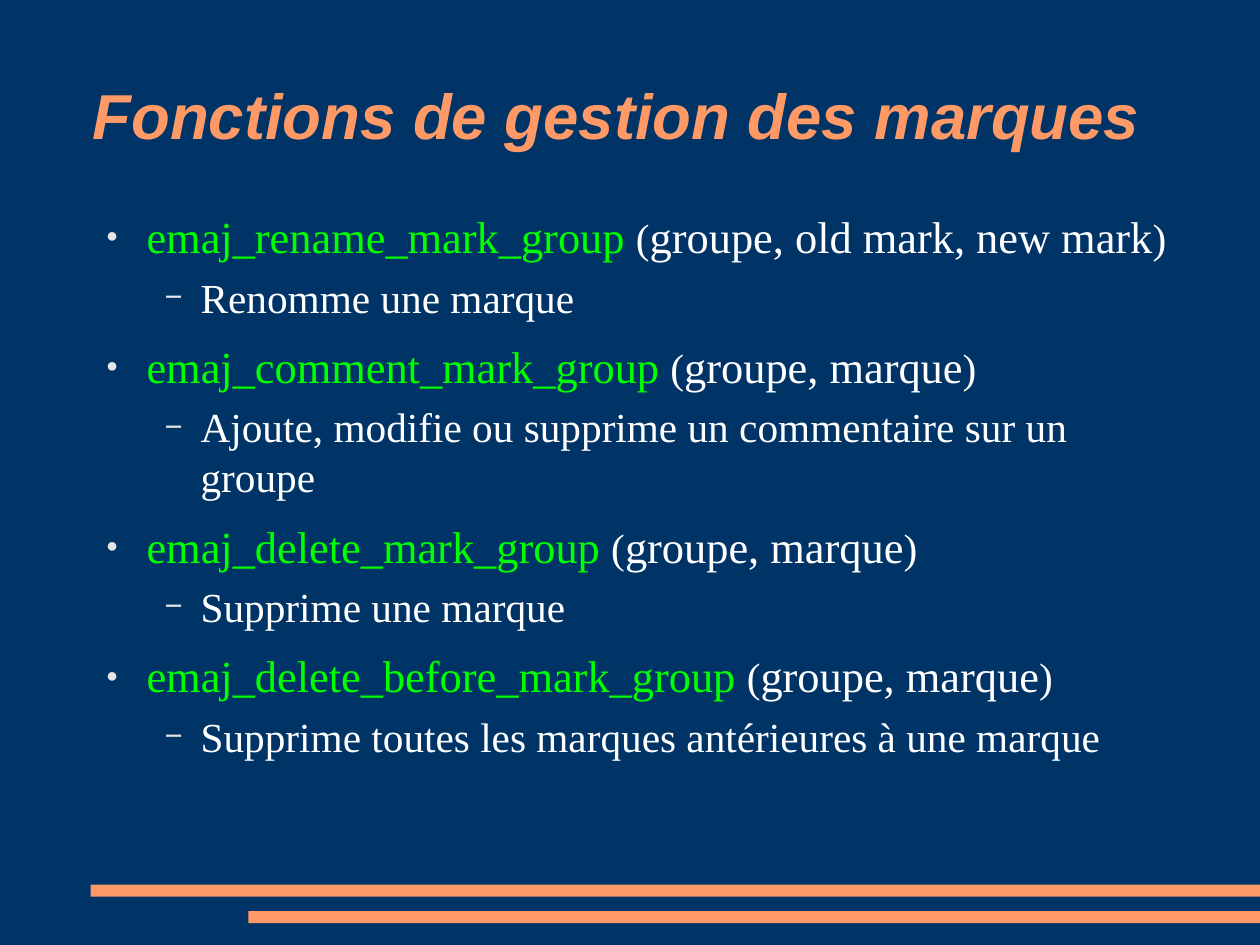
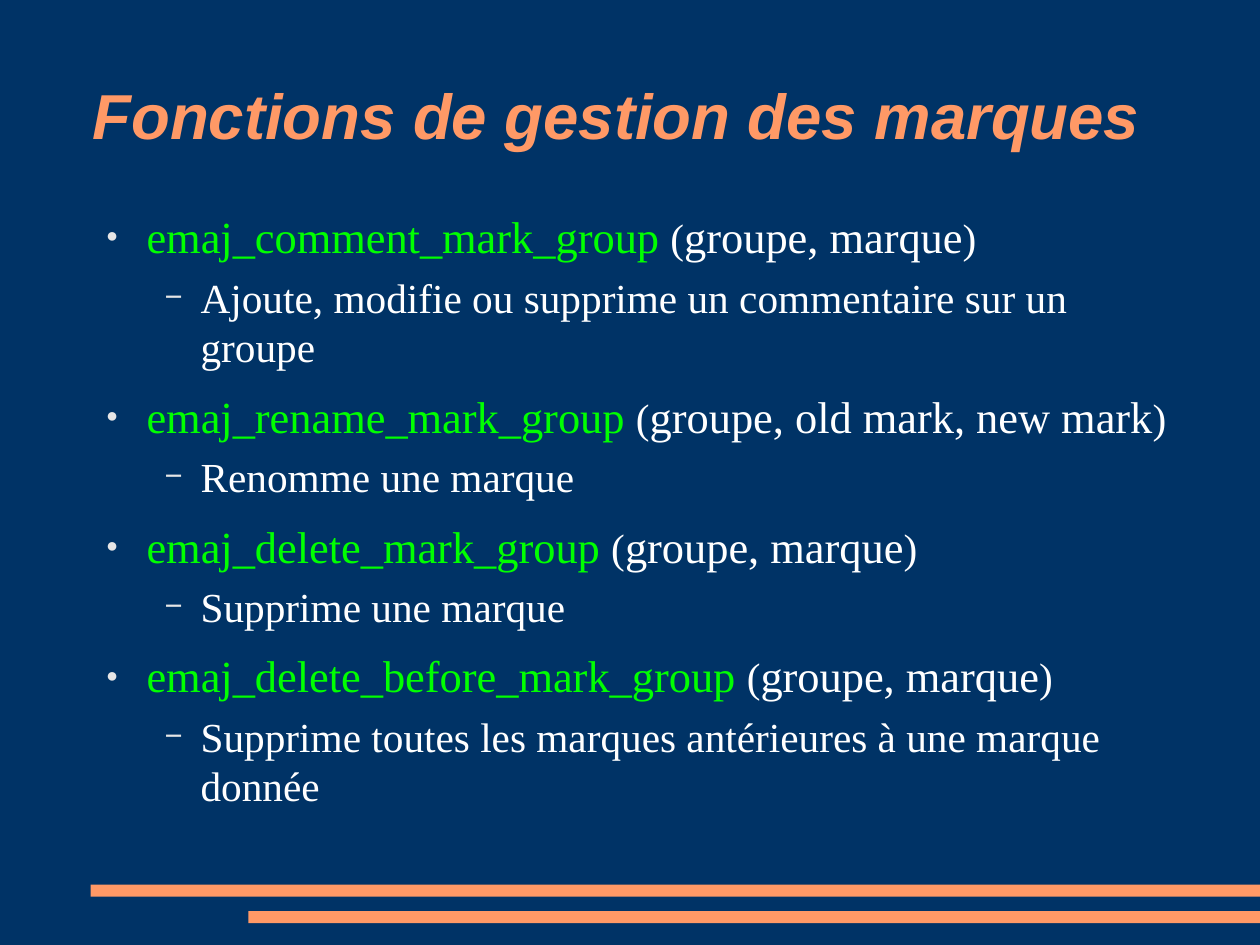
Before and after one commit to beaud76/emaj_doc, a slide deck: slide 23 of Emaj_pres_fr.odp (slide 21 before the commit). Drawn at 1260x945 pixels with LibreOffice and Linux fonts; fonts in the diff are those of the drawing. Boxes give left, top, right and bottom in pixels: in the first picture for what was removed or moved away, otherwise in the second. Text is boxed around its words. In the diff, an @@ line names an element or a change of style, - is before the commit and + after.

```diff
--- a/Emaj_pres_fr.odp
+++ b/Emaj_pres_fr.odp
@@ text at box(147, 222, 1067, 371): paragraphs added @@
+● emaj_comment_mark_group (groupe, marque)
+  − Ajoute, modifie ou supprime un commentaire sur un groupe
@@ text at box(147, 352, 1067, 501): paragraphs removed @@
-● emaj_comment_mark_group (groupe, marque)
-  − Ajoute, modifie ou supprime un commentaire sur un groupe
@@ text at box(201, 723, 1100, 802): text changed @@
-  − Supprime toutes les marques antérieures à une marque
+  − Supprime toutes les marques antérieures à une marque donnée
```
Also in this commit, not shown: 9 other slides changed, 3 slides added, 1 slide removed, 3 other files.
